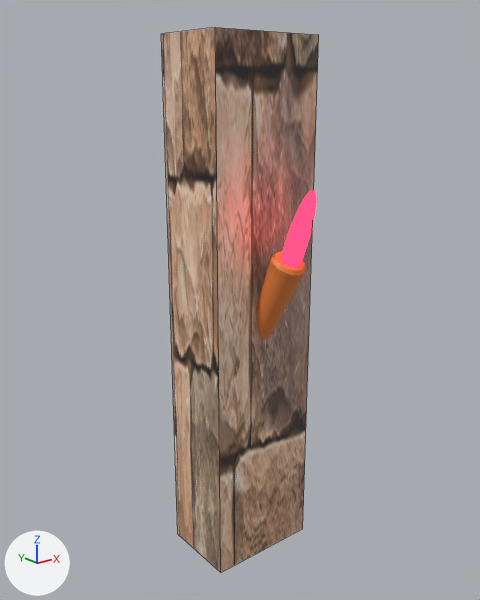
The Blender file asset/fakel/fakel.blend as it was, and as the next commit left it.
Before and after are seen from a 50 mm camera at (-2.24, -2.36, 1.49) aimed at (-0.06, 0.36, 0.4). Arrows for +X, +Y and +Z are at lower left; the lights stay in place. Mesh edges are drawn as thin lines on the coarser meshes.

Before the edit, the objects in view are built like this:
```python
me_куб = bpy.data.meshes.new('Куб')
me_куб.from_pydata(...)  # a box spanning x -1.0..1.0, y -1.0..1.0, z -1.0..1.0
me_куб.materials.append(mat_материал_001)
me_сфера_003 = bpy.data.meshes.new('Сфера.003')
me_сфера_003.from_pydata(...)  # a UV sphere (32 segments, 16 rings, poles along z) spanning x -1.0..1.0, y -1.0..1.0, z -1.0..1.0
me_сфера_003.materials.append(mat_material_007)  # red #ff2a49
me_цилиндр = bpy.data.meshes.new('Цилиндр')
me_цилиндр.from_pydata(...)  # 224 vertices, 226 faces; spans x -0.34..0.34, y -0.34..0.34, z -1.0..1.19
me_цилиндр.materials.append(mat_материал)  # orange #e7823d
ob_куб = bpy.data.objects.new('Куб', me_куб)
ob_куб.location = (0.0, 0.44, 0.3)
ob_куб.scale = (0.325, 0.225, 1.46)
ob_сфера_003 = bpy.data.objects.new('Сфера.003', me_сфера_003)
ob_сфера_003.location = (0.0, 0.0, 0.762)
ob_сфера_003.rotation_euler = (0.371, 0.0, 0.0)  # degrees (21, 0, 0)
ob_сфера_003.scale = (0.0543, 0.0543, 0.304)
ob_цилиндр = bpy.data.objects.new('Цилиндр', me_цилиндр)
ob_цилиндр.location = (0.0, 0.188, 0.382)
ob_цилиндр.rotation_euler = (0.47, 0.0, 0.0)  # degrees (27, 0, 0)
ob_цилиндр.scale = (0.277, 0.277, 0.277)
```
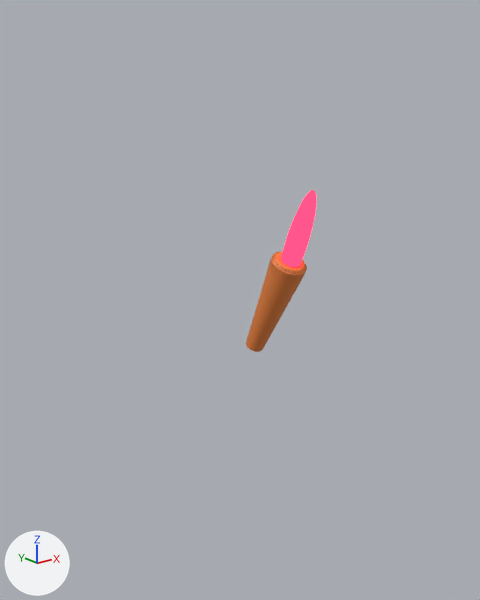
Where the change shows, as pixel boxes [x1, y1, x2, y2] in the pictures (480 x 600 px):
'Куб', hidden: before [161, 27, 319, 572]

Patch to the scene script:
```diff
--- a/asset/fakel/fakel.blend.py
+++ b/asset/fakel/fakel.blend.py
@@ ob_куб @@
 ob_куб = bpy.data.objects.new('Куб', me_куб)
-ob_куб.location = (0.0, 0.44, 0.3)
+ob_куб.location = (0.0, 0.3, 0.3)
 ob_куб.scale = (0.325, 0.225, 1.46)
+ob_куб.hide_render = True
```
